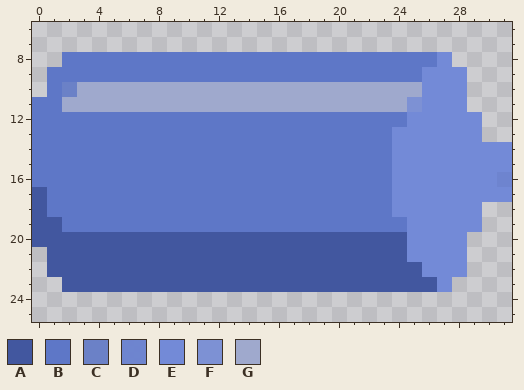
Pixel-art sprite -- bombersnake_thinky/src/images/bomb_hor_G.png. The picture above is the old version.
The file is 32x32 pixels. Pixels under 10% opacity are left out. Colours within 5 levels of each other are drawn and written as one. Shown: x 0..31, y 6..25.
Palette (. is transparent): A #42579f  B #5e77c7  C #6b81c7  D #6d84cffd  E #738ad7  F #7d91d4  G #9fa9cd
After:
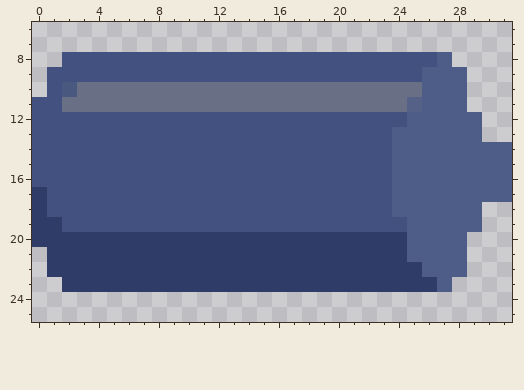
From old to new:
Colour A changes from #42579f to #2f3c67.
Colour B changes from #5e77c7 to #42517f.
Colour C changes from #6b81c7 to #49587f.
Colour E changes from #738ad7 to #4e5c88.
Colour F changes from #7d91d4 to #556187.
Colour G changes from #9fa9cd to #697085.
The edit turns colour D into colour E in row 16 at x 31.
